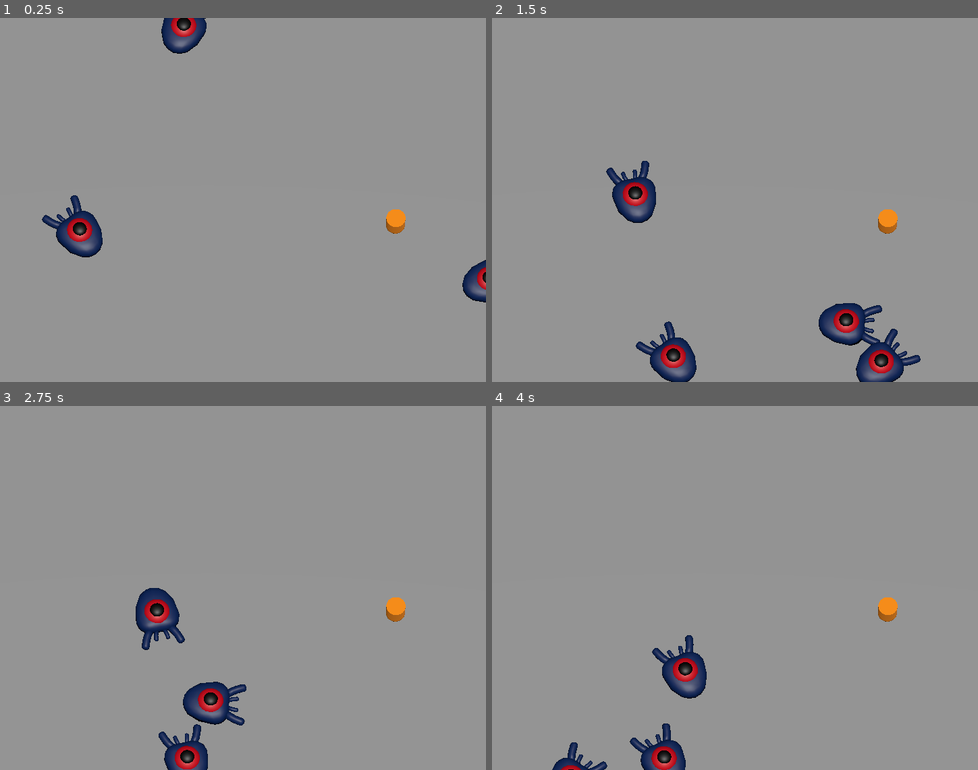
Above: before the commit, frames 1-4 (two rows, left to right).
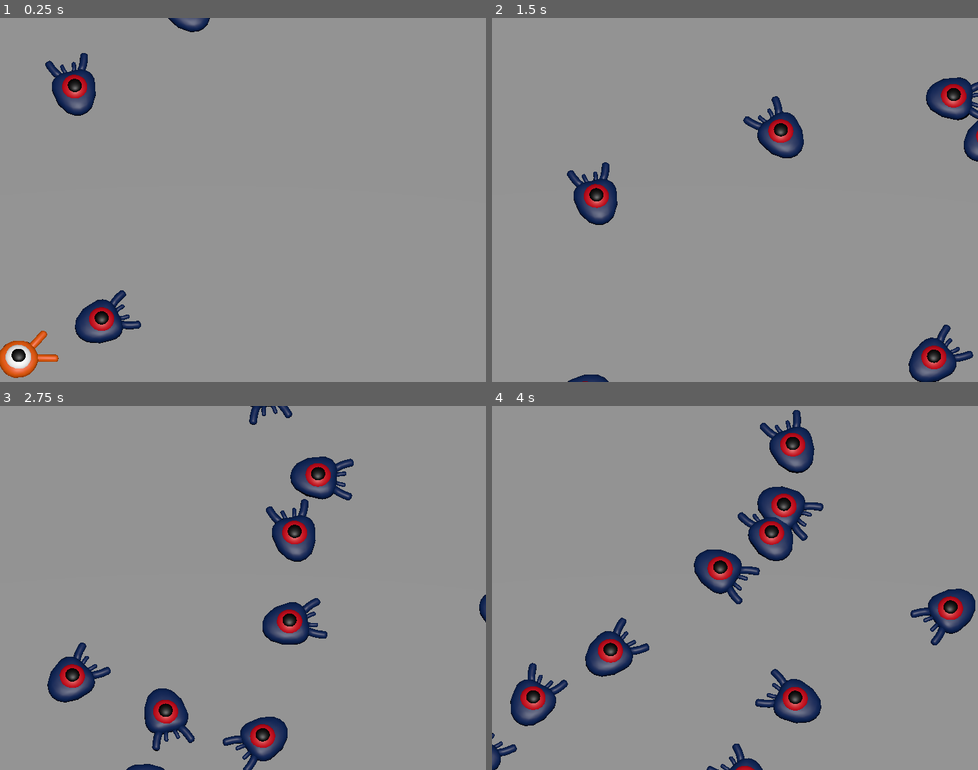
Above: after the commit, the same moments.

Repository: meowredstar/lou-et-jyothi
Game: Godot game, scene res://main.tscn
Two runs of this game, one before a commit and one after it. Both use one fixed random seed, a clock stepped at 60 frames per second and the inputs below.
Inputs:
- Up to frame 1 (0.25 s): no input
- Up to frame 2 (1.5 s): no input
- Up to frame 3 (2.75 s): no input
- Up to frame 4 (4 s): no input

The runs differ from the first frame. In frame 1, 5.5% of the frame differs, in the area x 0-100%, y 0-99%; in frame 2, 9.0%; in frame 3, 10%; in frame 4, 11%, in the area x 0-100%, y 1-100%.

Commit message:
Résolution erreur initialisation avant ajout aux noeuds de la scène + retirer print de debug

Diff:
--- a/wokeworld/main.gd
+++ b/wokeworld/main.gd
@@ -17,11 +17,8 @@
 			0,
 			randf_range(centre.z-width.z,centre.z+width.z)
 			)
-		print("main ", spawn_location, " ", centre, " ", width, " ", i)
+		add_child(player)
 		player.initialize(spawn_location, centre, width)
-		print(player.is_inside_tree())
-		add_child(player)
-		print(player.is_inside_tree())
 
 	for i in range(nb_mob):
 		var mob = mob_scene.instantiate()
--- a/wokeworld/main.tscn
+++ b/wokeworld/main.tscn
@@ -46,10 +46,8 @@
 transform = Transform3D(1, 0, 0, 0, 0.25881907, 0.9659258, 0, -0.9659258, 0.25881907, 0, 10, 0)
 shadow_enabled = true
 
-[node name="Player" parent="." unique_id=458992254 instance=ExtResource("1_ig7tw")]
-
 [node name="CameraPivot" type="Marker3D" parent="." unique_id=688198783]
-transform = Transform3D(1, 0, 0, 0, 1, 0, 0, 0, 1, 1, 1, 1)
+transform = Transform3D(1, 0, 0, 0, 1, 0, 0, 0, 1, -4.953644, 0, 13.023821)
 
 [node name="Camera3D" type="Camera3D" parent="CameraPivot" unique_id=1922318119]
 transform = Transform3D(0.9990831, 0.019479118, -0.03812462, 0.029214308, 0.34077016, 0.9396926, 0.03129611, -0.9399448, 0.33988866, 0, 100, 20)
@@ -79,11 +77,10 @@
 debug_custom_color = Color(1, 0, 0, 1)
 
 [node name="SpawnLocation" type="PathFollow3D" parent="SpawnPath" unique_id=829987434]
-transform = Transform3D(0.00025673225, 0, -0.9999966, 0, 1, 0, 0.9999966, 0, 0.00025673225, -13.011819, 0, -14.012717)
+transform = Transform3D(0.00025673216, 0, -0.99999636, 0, 1, 0, 0.99999636, 0, 0.00025673216, -13.011819, 0, -14.012717)
 
 [node name="MobTimer" type="Timer" parent="." unique_id=1426009796]
 wait_time = 0.5
 autostart = true
 
-[connection signal="hit" from="Player" to="." method="_on_player_hit"]
 [connection signal="timeout" from="MobTimer" to="." method="_on_mob_timer_timeout"]
--- a/wokeworld/player.gd
+++ b/wokeworld/player.gd
@@ -21,15 +21,14 @@
 
 
 func choose_random_direction(start_position, ground_center, ground_half_size):
-	print("choose random", start_position, " ", ground_center, " ", ground_half_size, " ", counter)
 	var target = Vector3(
 		randf_range(ground_center.x - ground_half_size.x, ground_center.x + ground_half_size.x),
 		start_position.y,
 		randf_range(ground_center.z - ground_half_size.z, ground_center.z + ground_half_size.z)
 	)
-	print(start_position, " ", target, " ", counter)
 
-	look_at_from_position(start_position, target, Vector3.UP)
+	#look_at_from_position(start_position, target, Vector3.UP)
+	look_at(target, Vector3.UP)
 	velocity = Vector3.FORWARD * current_speed
 	velocity = velocity.rotated(Vector3.UP, rotation.y)
 
@@ -39,7 +38,6 @@
 	turn_timer -= delta
 
 	if turn_timer <= 0:
-		print("physics process")
 		choose_random_direction(global_position, area_center, area_width)
 
 	var fleeing = false
@@ -101,7 +99,6 @@
 
 
 func initialize(start_position, ground_center, ground_half_size):
-	print(start_position, " ", ground_center, " ", ground_half_size, " ", counter)
 	global_position = start_position
 	area_center = ground_center
 	area_width = ground_half_size
